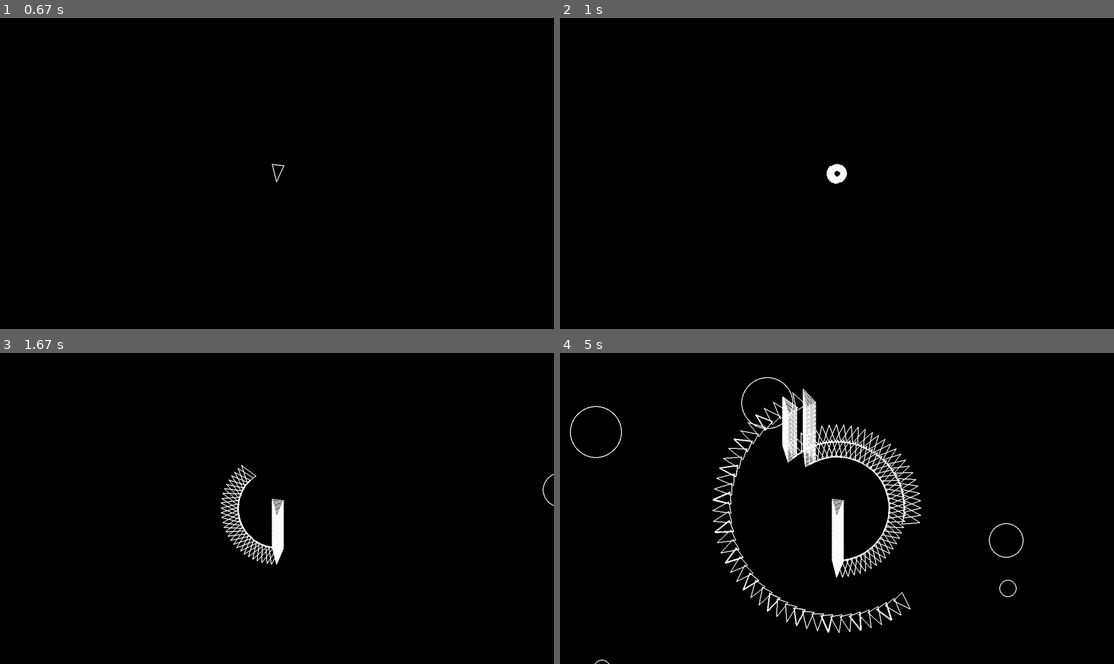
Above: before the commit, frames 1-4 (two rows, left to right).
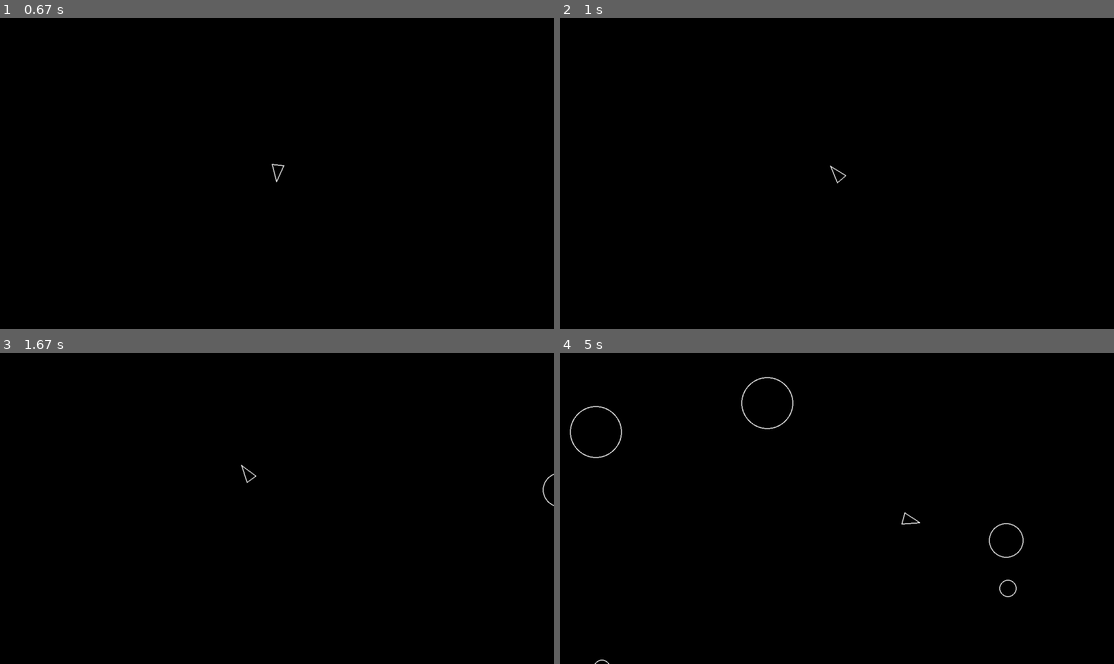
Above: after the commit, the same moments.

Repository: ofthewildfire/pygame-asteroids
Game: pygame game, started from main.py
Same seed, same stepped clock (60 frames per second), same inputs: the game is played once before the commit and once after it.
Inputs:
- Up to frame 1 (0.67 s): hold D from 0.33 s (still down)
- Up to frame 2 (1 s): release D at 0.8 s; hold W from 0.83 s (still down)
- Up to frame 3 (1.67 s): release W at 1.38 s; hold D from 1.42 s (still down)
- Up to frame 4 (5 s): release D at 2.05 s; hold A 2.08-2.75 s; hold S 2.78-3.47 s; hold A 3.5-4.2 s; hold W 4.23-4.93 s; hold D from 4.97 s (still down)

Frame 1 is identical in both runs. In frame 2, 0.2% of the frame differs, in the area x 48-52%, y 46-54%; in frame 3, 1.1%; in frame 4, 4.8%, in the area x 27-66%, y 11-91%.

Commit message:
Added: fixed issue with mosaic constant rendering of player object

Diff:
--- a/main.py
+++ b/main.py
@@ -17,6 +17,8 @@
     pygame.time.Clock()
     dt = 0
 
+
+
     asteroids = pygame.sprite.Group()
     updatable = pygame.sprite.Group()
     drawable = pygame.sprite.Group()
@@ -26,11 +28,9 @@
     AsteroidField.containers = updatable
 
     AsteroidField()
-
+    Player(SCREEN_WIDTH / 2, SCREEN_HEIGHT / 2)
     while True:
         log_state()
-        player_info = Player(SCREEN_WIDTH / 2, SCREEN_HEIGHT / 2)
-        # player_info.update(dt)
         updatable.update(dt)
         for event in pygame.event.get():
             if event.type == pygame.QUIT:
